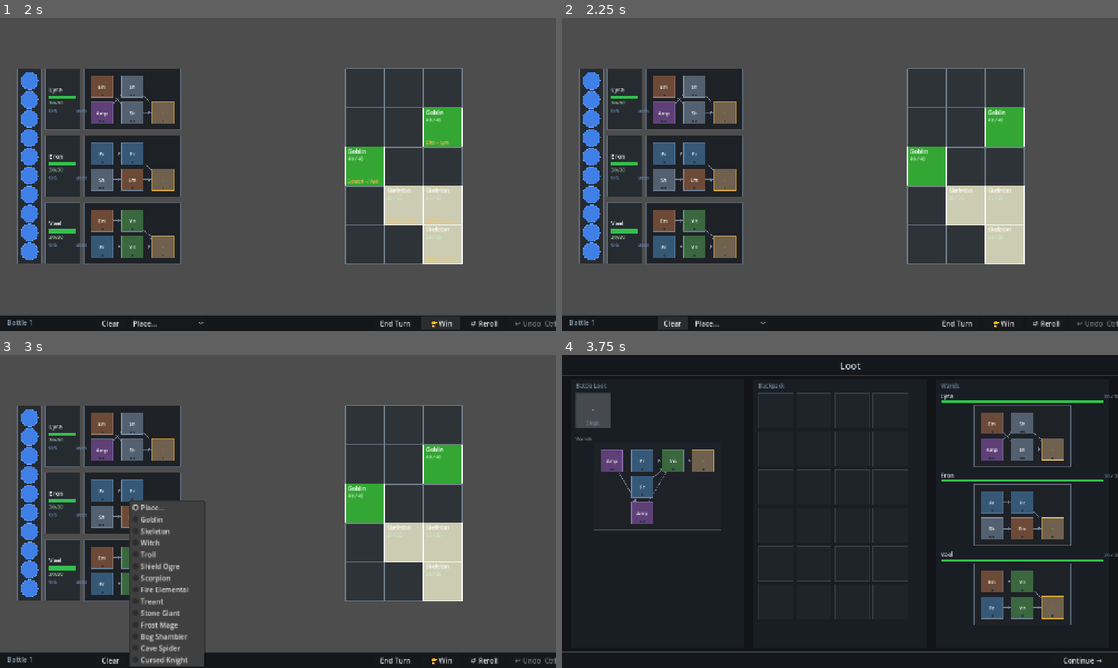
Above: before the commit, frames 1-4 (two rows, left to right).
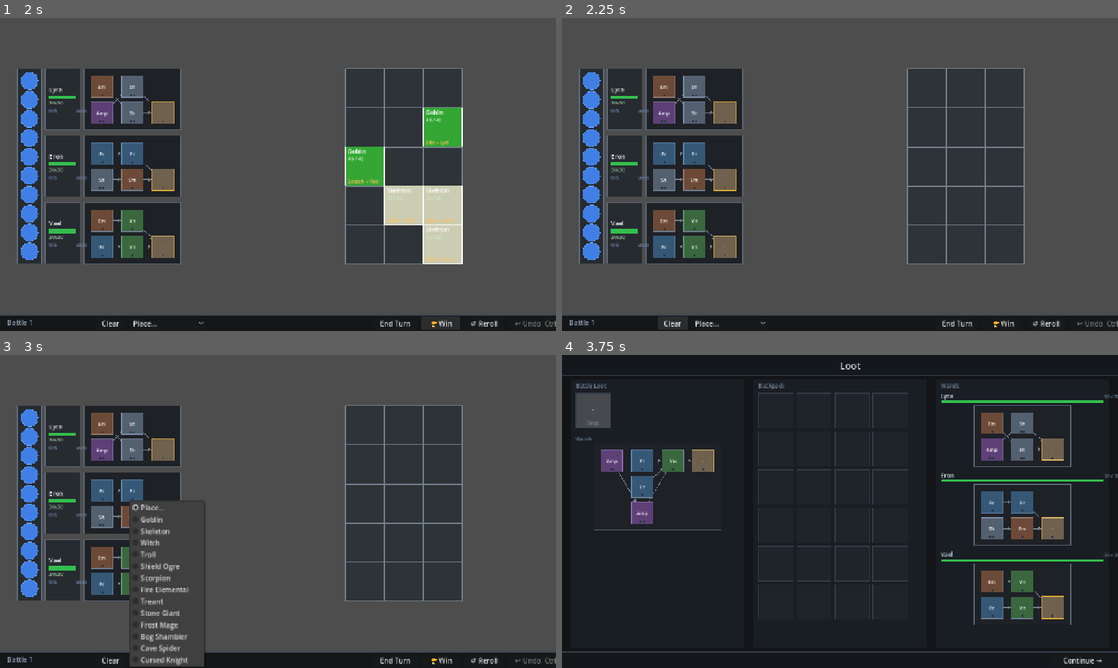
Above: after the commit, the same moments.

Repository: MoYapro/magic-monster-battle
Game: Godot game, scene res://scenes/world/path_selection_screen.tscn
Two runs of this game, one before a commit and one after it. Both use one fixed random seed, a clock stepped at 60 frames per second and the inputs below.
Inputs (mouse positions are in pixels of both pictures, inside the frame that each line leads up to):
- Up to frame 1 (2 s): tap Enter at 0.5 s; move the mouse to (400, 158) at 0.52 s; tap Z at 0.6 s; click (400, 158) at 0.67 s; click "Auto Assign" at 1.25 s
- Up to frame 2 (2.25 s): click "Clear" at 2 s
- Up to frame 3 (3 s): click "Place..." at 2.75 s
- Up to frame 4 (3.75 s): click "End Turn" at 3.5 s

Frame 1 is identical in both runs. In frame 2, 4.5% of the frame differs, in the area x 62-84%, y 28-79%; in frame 3, 4.5%; in frame 4, nothing differs.

Commit message:
clear battle

Diff:
--- a/scripts/battle/battle_scene.gd
+++ b/scripts/battle/battle_scene.gd
@@ -368,8 +368,7 @@
 
 
 func _refresh_enemy_grid(state: BattleState) -> void:
-	for enemy: EnemyData in _setup.enemies:
-		enemy_grid.remove_enemy(enemy.id)
+	enemy_grid.clear_enemies()
 	for i in _setup.enemies.size():
 		var enemy := _setup.enemies[i]
 		if not state.enemy_hp.has(enemy.id):
--- a/scripts/battle/enemy_grid.gd
+++ b/scripts/battle/enemy_grid.gd
@@ -80,6 +80,12 @@
 	if grid_pos.y + grid_size.y > ROWS:
 		return false
 	return true
+
+
+func clear_enemies() -> void:
+	_cells.clear()
+	_enemy_positions.clear()
+	queue_redraw()
 
 
 # --- placement ---
